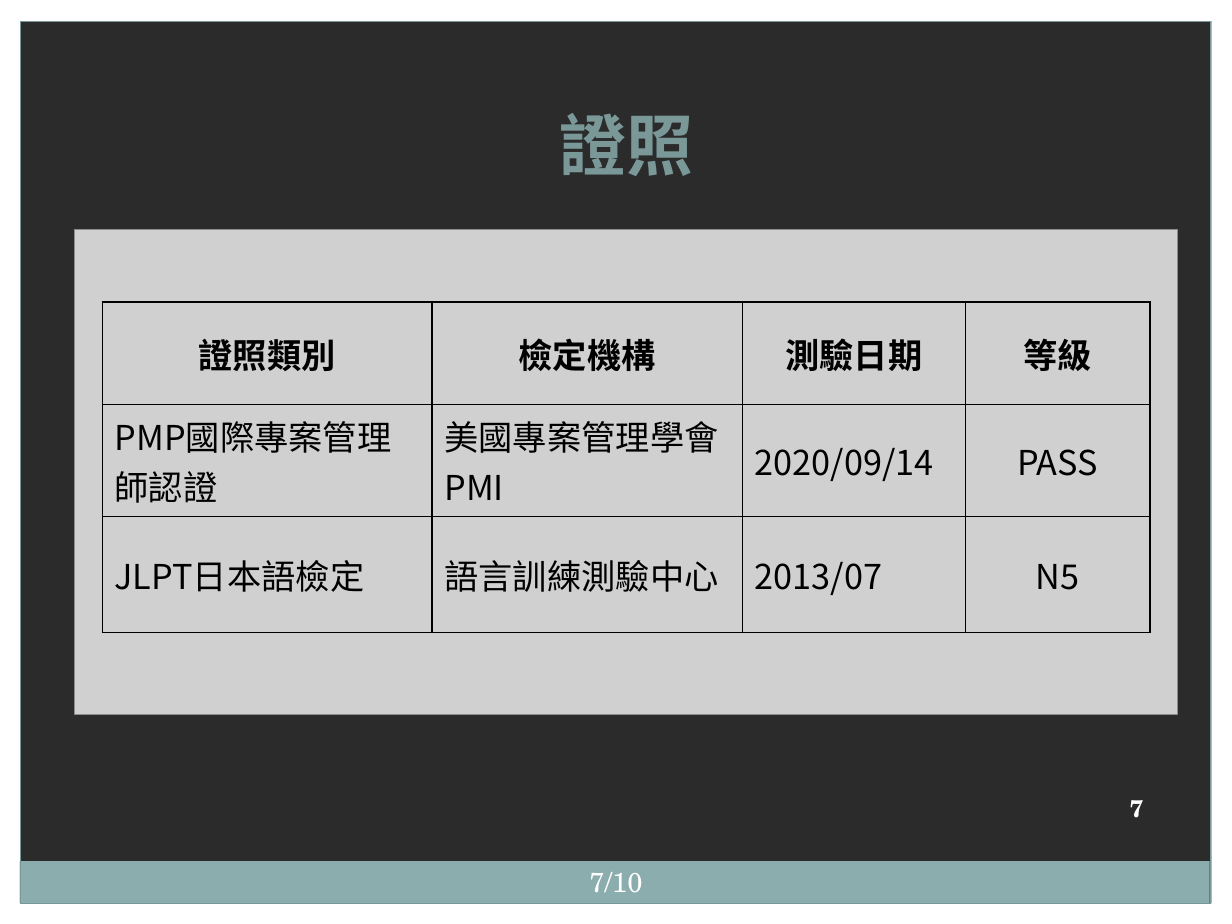
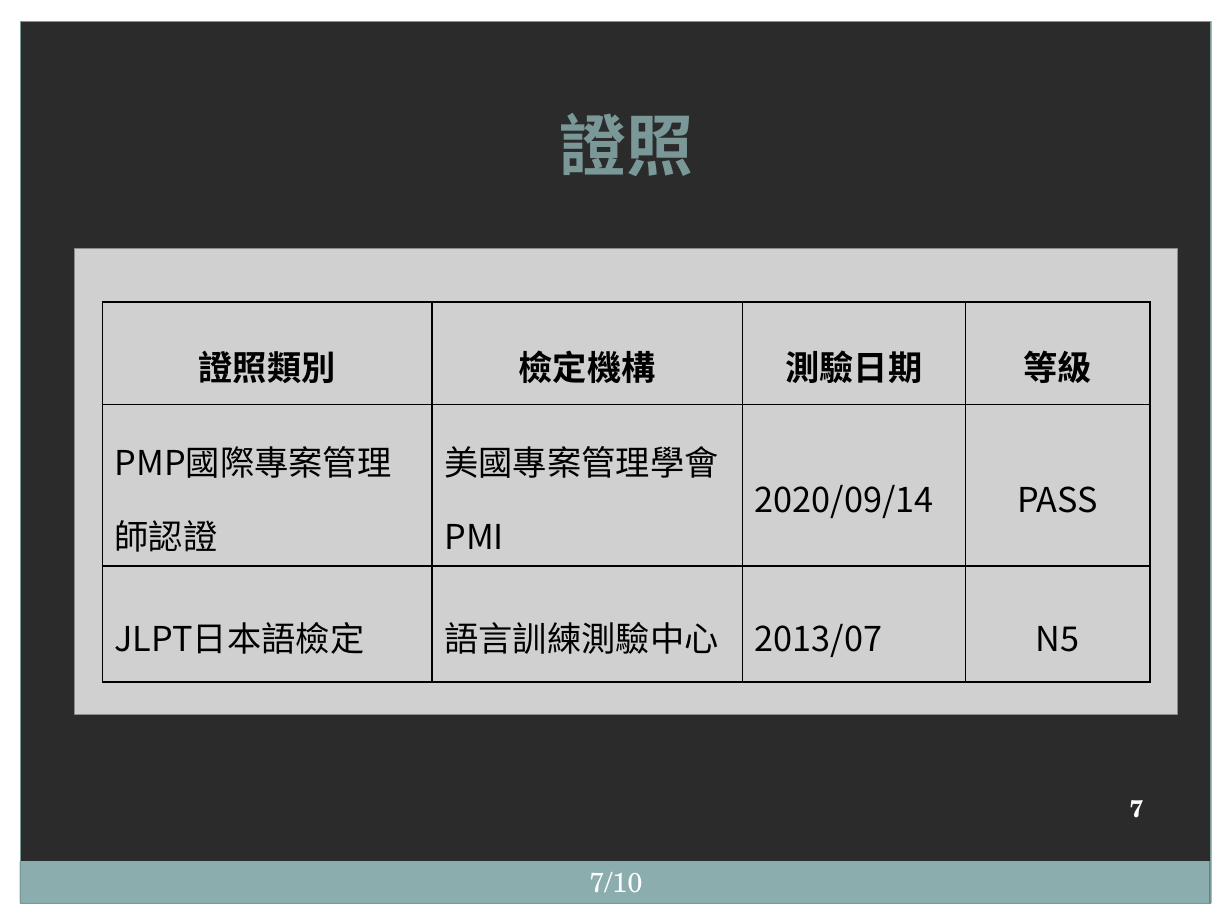
Before and after one commit to hrne/FINAL_REPORT, a slide deck: slide 7 of twu/面試/數據通信分公司_附件CHK-01簡報_1100427_涂宇欣.pptx. Drawn at 1232x924 pixels with LibreOffice and Linux fonts; fonts in the diff are those of the drawing; grey boxes stand for pictures; background and template pictures are left out; a plain dark background stands for a picture behind light text. Boxes give left, top, right and bottom in pixels: in the first picture for what was removed or moved away, otherwise in the second. Text is boxed around its words. In the diff, an @@ line names an element or a change of style, - is before the commit and + after.

```diff
--- a/twu/面試/數據通信分公司_附件CHK-01簡報_1100427_涂宇欣.pptx
+++ b/twu/面試/數據通信分公司_附件CHK-01簡報_1100427_涂宇欣.pptx
@@ picture: place and size @@
-picture at [75, 229, 1178, 715]
+picture at [75, 249, 1178, 715]
@@ table at [102, 302, 1151, 661] @@
@@ line spacing 1 to 1.5 @@
```
Also in this commit, not shown: 8 other slides changed, 1 slide added, 3 other files.
